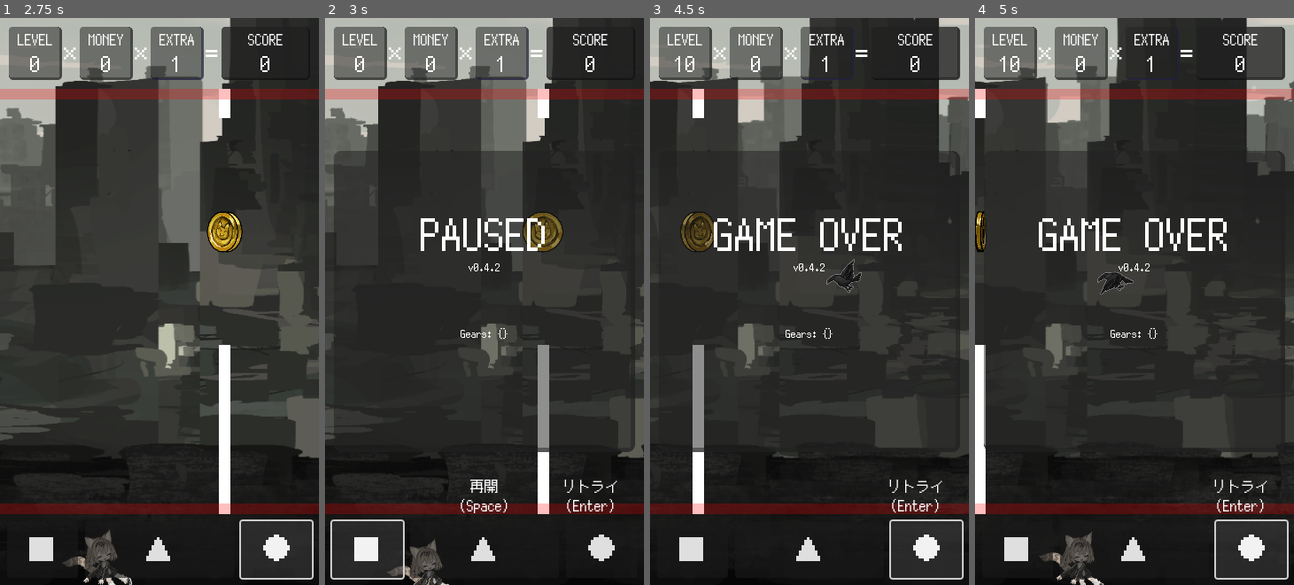
Above: before the commit, frames 1-4 (left to right).
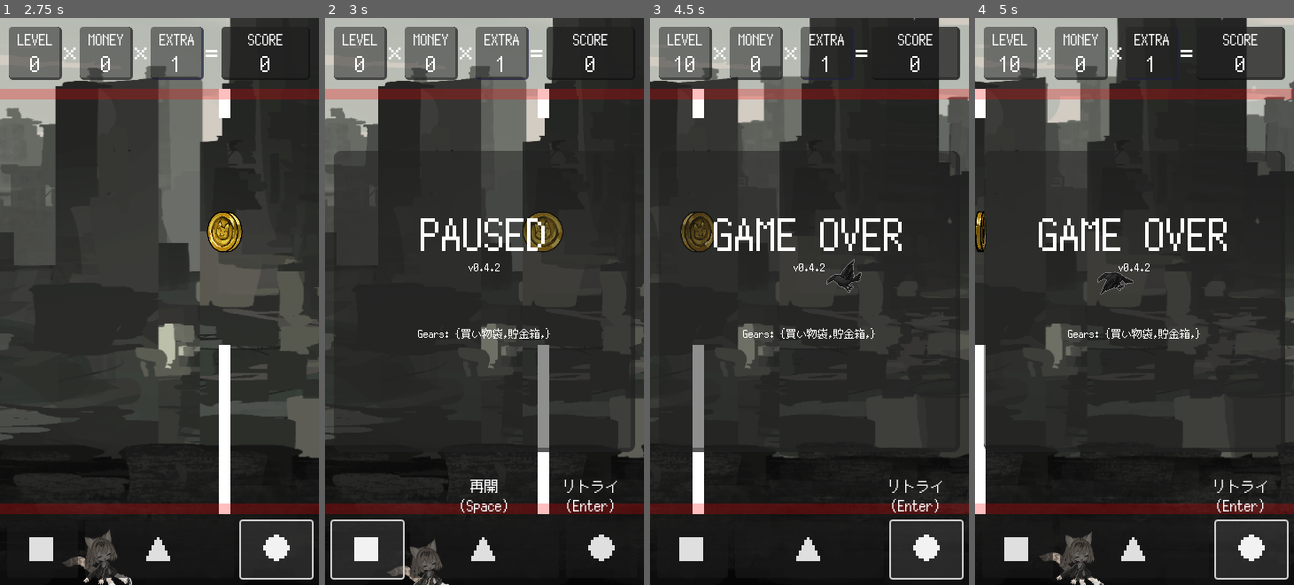
Above: after the commit, the same moments.

Repository: kamikoloss/gabsurf
Game: Godot game, scene res://scenes/main.tscn
Same seed, same stepped clock (60 frames per second), same inputs: the game is played once before the commit and once after it. Sound files missing from this copy of the repository are replaced by a short silence.
Inputs:
- Up to frame 1 (2.75 s): click "■" at 0.5 s; click "▲" at 1.25 s; click "●" at 2 s
- Up to frame 2 (3 s): click "■" at 2.75 s
- Up to frame 3 (4.5 s): click "▲" at 3.5 s; click "●" at 4.25 s
- Up to frame 4 (5 s): no input

Frame 1 is identical in both runs. In frame 2, 0.3% of the frame differs, in the area x 29-71%, y 54-57%; in frame 3, 0.3%; in frame 4, 0.3%.

Commit message:
ギア 買い物袋, 貯金箱 を実装した

Diff:
--- a/scripts/game.gd
+++ b/scripts/game.gd
@@ -57,11 +57,13 @@
 			_hero_anti_damage_bar.visible = false
 		# ゲーム中
 		Global.State.ACTIVE:
+			print("---------------- ACTIVE ----------------")
 			Engine.time_scale = 1.0
 			set_process(true)
 			set_physics_process(true)
 		# ポーズ中
 		Global.State.PAUSED:
+			print("---------------- PAUSED ----------------")
 			Engine.time_scale = 0.0
 			set_process(false)
 			set_physics_process(false)
@@ -125,6 +127,7 @@
 
 func _on_hero_got_gear(gear):
 	Global.money -= Gear.GEAR_INFO[gear]["c"]
+	Global.shop_through_count = 0
 	Gear.my_gears += [gear]
 
 	match gear:
@@ -151,11 +154,18 @@
 
 func _on_hero_entered_shop():
 	if Global.state == Global.State.ACTIVE:
+		if Gear.my_gears.has(Gear.GearType.SPT):
+			Global.shop_through_count += 1 # Gear を取得したら 0 に戻す
+
 		_enter_slow(SLOW_SPEED_SHOP, SLOW_DURATION_SHOP)
 
 
 func _on_hero_exited_shop():
 	if Global.state == Global.State.ACTIVE:
+		if Gear.my_gears.has(Gear.GearType.SPT) and 0 < Global.shop_through_count:
+			# TODO: メッセージ表示
+			Global.money += Global.shop_through_count
+
 		_exit_slow(SLOW_DURATION_SHOP)
 
 
--- a/scripts/gear.gd
+++ b/scripts/gear.gd
@@ -4,12 +4,15 @@
 # Gear の種類
 enum GearType {
 	ATD, BDA, COL,
-	EME, EMP, EMS, EXT,
-	GTG, GTM,
-	LFP, LFM, LOT,
-	MSB, MSM, MSW,
-	NOE, NOS,
+	EME, EMP, EMS, # Enemy 系
+	EXT,
+	GTG, GTM, # Gate 系
+	LFP, LFM, # Life 系
+	LOT,
+	MSB, MSM, MSW, # ミサイル系
+	NOE, NOS, # 出現しなくなる系
 	SCL, SHO,
+	SPR, SPT, # Shop 系
 }
 
 
@@ -37,6 +40,8 @@
 	GearType.NOS: { "c": 10, "m": 1, "i": 1, "t": "ミニマリスト", "d": "ショップが出現しなくなる\nEXTRA x2", "f": null },
 	GearType.SCL: { "c": 5, "m": 1, "i": 9, "t": "ジェットエンジン", "d": "進行速度 x1.25\nEXTRA x2", "f": null },
 	GearType.SHO: { "c": 2, "m": 1, "i": 7, "t": "安全靴", "d": "敵を踏んで\n倒せるようになる", "f": null },
+	GearType.SPR: { "c": 5, "m": 1, "i": 12, "t": "買い物袋", "d": "ショップをスルーすると\n1度だけショップが\n再出現する", "f": null },
+	GearType.SPT: { "c": 5, "m": 1, "i": 12, "t": "貯金箱", "d": "ショップをn連続\nスルーするごとに\nMONEY +n", "f": null },
 }
 
 # ランクごとに店に並ぶギアのリスト
@@ -52,6 +57,8 @@
 		GearType.EMP,
 		GearType.GTM,
 		GearType.LOT,
+		GearType.SPR,
+		GearType.SPT,
 	],
 	Global.Rank.GREEN: [
 		GearType.EMS,
@@ -97,6 +104,7 @@
 	my_gears = []
 	#my_gears = [GearType.ATD, GearType.ATD, GearType.ATD, GearType.BDA, GearType.SHO, GearType.NOS] # 無敵ループデバッグ
 	#my_gears = [GearType.NOE, GearType.NOS] # 出現しなくなるデバッグ
+	my_gears = [GearType.SPR, GearType.SPT]
 
 
 # ランダムな Gear を取得する
@@ -117,16 +125,15 @@
 
 	# Gear を抽選する
 	for n in 10:
+		# 店頭に並んでいる Gear が存在しない場合: 中止
 		if _gears_on_sale.size() == 0:
 			break
-
+		# 抽選する
 		var _random = _gears_on_sale[randi() % _gears_on_sale.size()]
-
 		# 避ける Gear が抽選された場合: NG 次のループへ
 		if _random == ignore:
 			continue
-
-		# すでに持っている場合
+		# すでに持っている Gear が抽選された場合
 		if my_gears.has(_random):
 			# まだ最大数に達していない場合: OK
 			if 0 < GEAR_INFO[_random]["m"] and my_gears.count(_random) < GEAR_INFO[_random]["m"]:
@@ -147,7 +154,7 @@
 	var _desc = ""
 	var _max = ""
 
-	# ギア名をランクの色にする
+	# 名称をランクの色にする
 	var _rank_color = null
 	for key in GEAR_RANK:
 		if GEAR_RANK[key].has(gear):
--- a/scripts/global.gd
+++ b/scripts/global.gd
@@ -48,10 +48,6 @@
 
 
 # Variables
-var gate_gap_diff: int = 0 # Gate の開きの差 (px)
-var is_hero_anti_damage: bool = false # Hero が無敵状態かどうか
-var hero_move_velocity: int = 200 # Hero の横移動の速度 (px/s)
-
 var state: State = State.NONE:
 	get:
 		return state
@@ -133,14 +129,15 @@
 		print("[Global] life is changed. ({0} -> {1})".format([_from, value]))
 		life_changed.emit(_from)
 
+var gate_gap_diff: int = 0 # Gate の開きの差 (px) マイナスで狭くなる
+var shop_through_count: int = 0 # Shop を連続何回スルーしたか
+var is_hero_anti_damage: bool = false # Hero が無敵状態かどうか
+var hero_move_velocity: int = 200 # Hero の横移動の速度 (px/s)
+
 
 # グローバル変数の初期化を行う
 # シーン読み込み後に必ず呼ぶこと
 func initialize():
-	gate_gap_diff = 0
-	is_hero_anti_damage = false
-	hero_move_velocity = 200
-
 	state = State.TITLE
 	rank = Rank.WHITE
 	level = 0
@@ -148,6 +145,11 @@
 	extra = 1
 	score = 0
 	life = LIFE_MAX
+
+	gate_gap_diff = 0
+	shop_through_count = 0
+	is_hero_anti_damage = false
+	hero_move_velocity = 200
 
 
 # 現在の GameRank を計算する
--- a/scripts/spawner.gd
+++ b/scripts/spawner.gd
@@ -14,9 +14,10 @@
 
 # Variables
 var _is_exit_shop = true # Shop を出たかどうか
-var _money_counter_shop = 0 # Money を取得するたびに 1 増加する Shop が出現したら 0 に戻す
+var _is_shop_respawnable = false # Shop を再出現させたかどうか
+var _shop_counter = 0 # Shop が何回出現したか
+var _money_counter_shop = 0 # Money を取得するたびに 1 増加する (Shop が出現したら 0 に戻す)
 var _money_counter_shop_quota = 3 # Money を何回取るたびに Shop が出現するか
-var _shop_counter = 0 # Shop を生成するたびに 1 増加する
 
 var _is_spawn_gate = false # Gate を生成するか
 var _gate_spawn_cooltime = 2.0 # 何秒ごとに Gate を生成するか
@@ -49,6 +50,7 @@
 	# Shop を出た場合: Gate と Enemy を生成する
 	_is_spawn_gate = _is_exit_shop
 	_is_spawn_enemy = _is_exit_shop
+	print(_is_exit_shop)
 
 
 func _on_hero_got_money():
@@ -58,13 +60,8 @@
 	if _money_counter_shop_quota <= _money_counter_shop:
 		_money_counter_shop = 0
 
-		if Gear.my_gears.has(Gear.GearType.NOS):
-			return
-		_is_spawn_gate = false
-		_is_spawn_enemy = false
-		_is_exit_shop = false
-		_shop_counter += 1
-		_spawn_shop()
+		if !Gear.my_gears.has(Gear.GearType.NOS):
+			_spawn_shop()
 
 
 func _on_hero_got_gear(gear):
@@ -78,15 +75,20 @@
 
 
 func _on_hero_entered_shop():
-	_is_exit_shop = false
-	_is_spawn_gate = false
-	_is_spawn_enemy = false
+	# SPR: ショップをはじめてスルーしたとき Shop 再出現フラグを有効にする
+	if Gear.my_gears.has(Gear.GearType.SPR) and Global.shop_through_count == 0:
+		_is_shop_respawnable = true
 
 
 func _on_hero_exited_shop():
 	_is_exit_shop = true
 	_is_spawn_gate = true
 	_is_spawn_enemy = true
+
+	# Shop を再出現させる
+	if _is_shop_respawnable:
+		_is_shop_respawnable = false
+		_spawn_shop()
 
 
 # ゲートを生成しつづける (_process 内で呼ぶ)
@@ -144,6 +146,10 @@
 
 # 店を生成する
 func _spawn_shop():
+	_is_spawn_gate = false
+	_is_spawn_enemy = false
+	_shop_counter += 1
+
 	var _shop = SHOP_SCENE.instantiate()
 	_shop.global_position.x += (get_viewport().get_camera_2d().global_position.x + 1000)
 	_shop.global_position.y += 320
